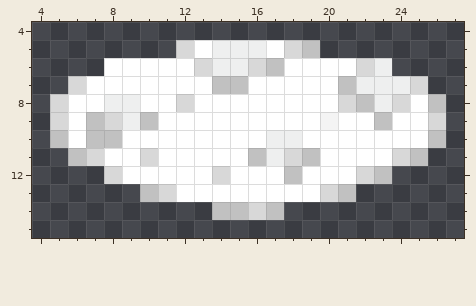
File history of a pixel-art sprite, Resources/Textures/_CP14/Structures/Specific/Alchemy/alchemy_vat.rsi/liq5.png. Above is the file before it was changed.
The file is 32x32 pixels. Shown: x 4..27, y 4..15. The old version is drawn lined up with the new one.
And afterwards:
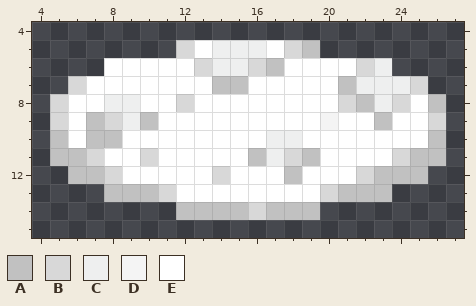
Palette (. is transparent): A #c1c1c1  B #d8d8d8  C #eeefef  D #f4f4f4  E #ffffff
Edits made:
whole drawing moved by +0,-2 (the old picture is shown already moved)
y 11: x 5 . -> A; x 26 . -> A
y 12: x 6..7 .. -> AA; x 24..25 .. -> AA
y 13: x 8..9 .. -> AA; x 22..23 .. -> AA
y 14: x 12..13 .. -> AA; x 18..19 .. -> AA
Changed places in both pictures, as pixel boxes (x1, y1, x2, y2):
added: (50, 148, 446, 220)
